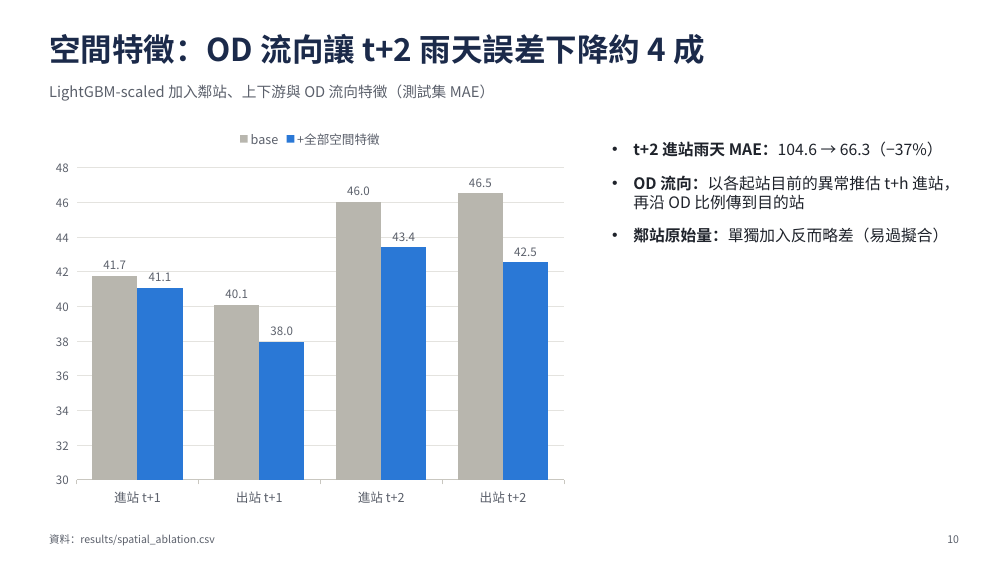
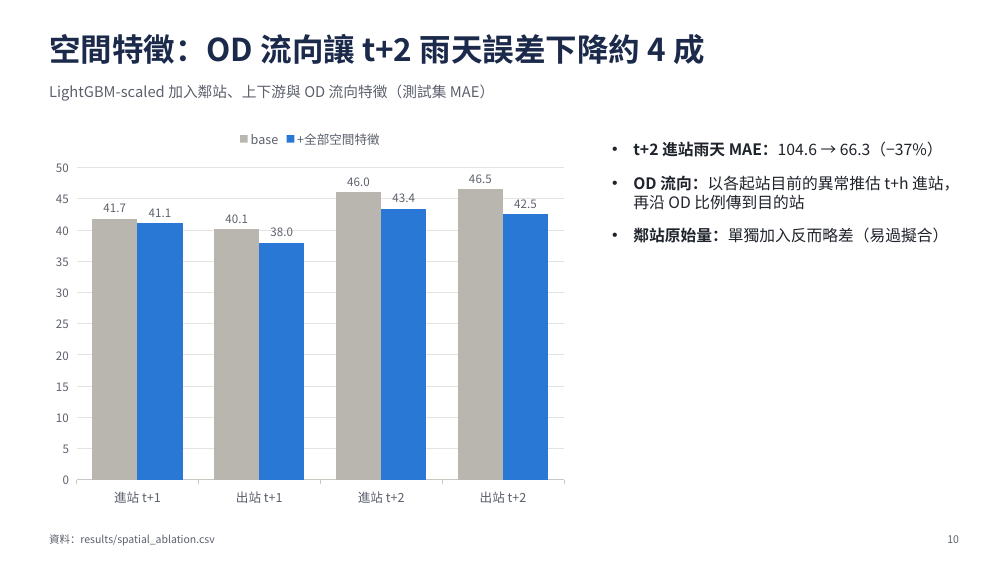
Before and after one commit to ChiJiun/taipei-mrt-crowd-forecast, a slide deck: slide 10 of report/slides.pptx. Drawn at 1008x567 pixels with LibreOffice and Linux fonts; fonts in the diff are those of the drawing. Boxes give left, top, right and bottom in pixels: in the first picture for what was removed or moved away, otherwise in the second. Text is boxed around its words. In the diff, an @@ line names an element or a change of style, - is before the commit and + after.

Commit message:
E: layout fixes - docx column widths and table page breaks; slide spacing, axis baseline, line breaks

```diff
--- a/report/slides.pptx
+++ b/report/slides.pptx
@@ column chart at box(45, 121, 575, 514) @@
@@ value axis changed @@
```
Also in this commit, not shown: 6 other slides changed, 4 other files.
